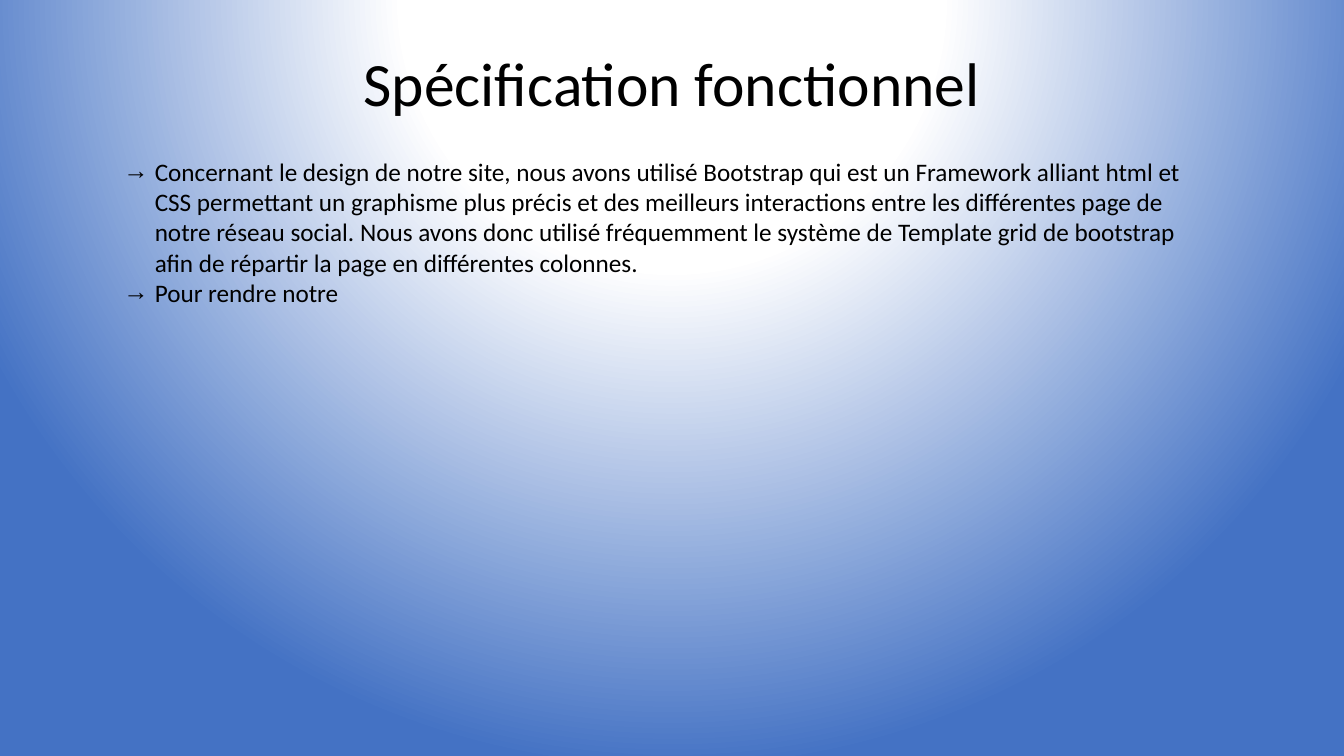
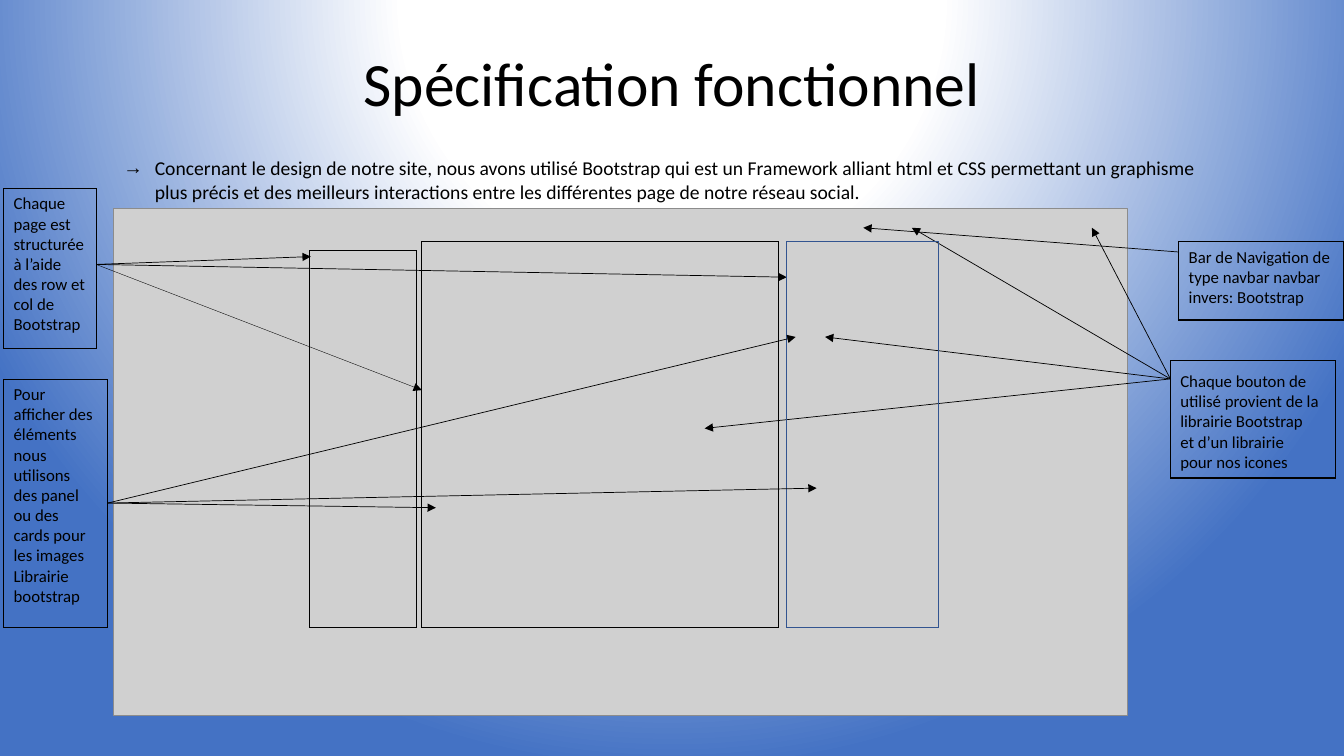
Before and after one commit to Maxtoq/ECELink, a slide deck: slide 4 of Présentation_finale.pptx. Drawn at 1344x756 pixels with LibreOffice and Linux fonts; fonts in the diff are those of the drawing; grey boxes stand for pictures. Boxes give left, top, right and bottom in pixels: in the first picture for what was removed or moved away, otherwise in the second. Text is boxed around its words. In the diff, an @@ line names an element or a change of style, - is before the commit and + after.

```diff
--- a/Présentation_finale.pptx
+++ b/Présentation_finale.pptx
@@ text at <box>155,161,1194,203</box>: text changed; size 18 to 14 pt @@
-→ Concernant le design de notre site, nous avons utilisé Bootstrap qui est un Framework alliant html et CSS permettant un graphisme plus précis et des meilleurs interactions entre les différentes page de notre réseau social. Nous avons donc utilisé fréquemment le système de Template grid de bootstrap afin de répartir la page en différentes colonnes.
-→ Pour rendre notre
+→ Concernant le design de notre site, nous avons utilisé Bootstrap qui est un Framework alliant html et CSS permettant un graphisme plus précis et des meilleurs interactions entre les différentes page de notre réseau social.
@@ rectangle added at <box>4,189,97,349</box>, outline #000000 0.5 pt @@
@@ text added at <box>14,197,85,333</box>, 12 pt, text #000000 @@
+Chaque page est structurée à l’aide des row et col de Bootstrap
@@ picture added at <box>113,209,1128,715</box> @@
@@ arrow added from (1179, 252) to (863, 228), #000000 0.5 pt @@
@@ arrow added from (1171, 379) to (912, 228), #000000 0.5 pt @@
@@ arrow added from (1171, 379) to (1092, 228), #000000 0.5 pt @@
@@ arrow added from (96, 264) to (311, 257), #000000 0.5 pt @@
@@ arrow added from (96, 264) to (422, 390), #000000 0.25 pt @@
@@ arrow added from (96, 264) to (787, 277), #000000 0.5 pt @@
@@ rectangle added at <box>310,251,416,627</box>, outline #000000 0.75 pt @@
@@ rectangle added at <box>422,242,779,627</box>, outline #000000 0.75 pt @@
@@ rectangle added at <box>787,242,939,627</box>, outline #325491 0.5 pt @@
@@ rectangle added at <box>1179,242,1344,321</box>, outline #000000 1 pt @@
@@ text added at <box>1189,251,1330,306</box>, 12 pt, text #000000 @@
+Bar de Navigation de type navbar navbar invers: Bootstrap
@@ arrow added from (108, 503) to (796, 337), #000000 0.5 pt @@
@@ arrow added from (1171, 379) to (826, 337), #000000 0.5 pt @@
@@ rectangle added at <box>4,379,108,627</box>, outline #000000 0.5 pt @@
@@ text added at <box>14,389,93,605</box>, 12 pt, text #000000 @@
+Pour afficher des éléments nous utilisons des panel ou des cards pour les images
+Librairie bootstrap
@@ arrow added from (1171, 379) to (705, 429), #000000 0.5 pt @@
@@ rectangle added at <box>1171,361,1336,478</box>, outline #000000 1 pt @@
@@ text added at <box>1180,375,1319,471</box>, 12 pt, text #000000 @@
+Chaque bouton de utilisé provient de la librairie Bootstrap et d’un librairie pour nos icones
@@ arrow added from (108, 503) to (436, 508), #000000 0.5 pt @@
@@ arrow added from (108, 503) to (817, 488), #000000 0.5 pt @@
```
Also in this commit, not shown: 2 other files.
